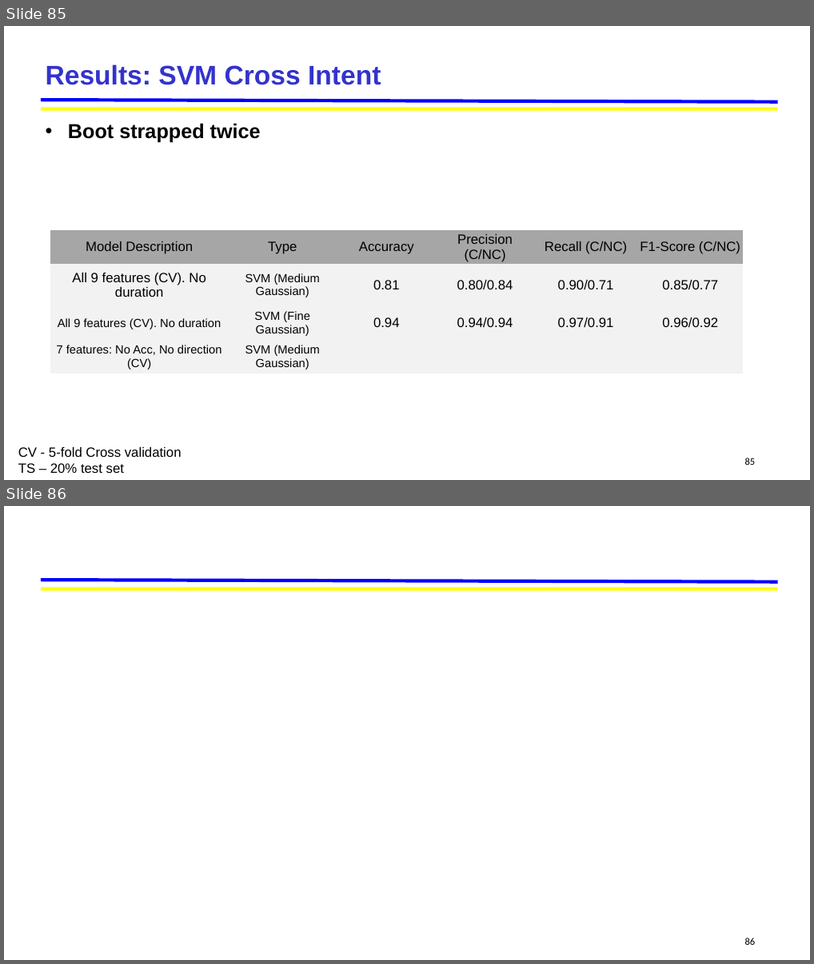
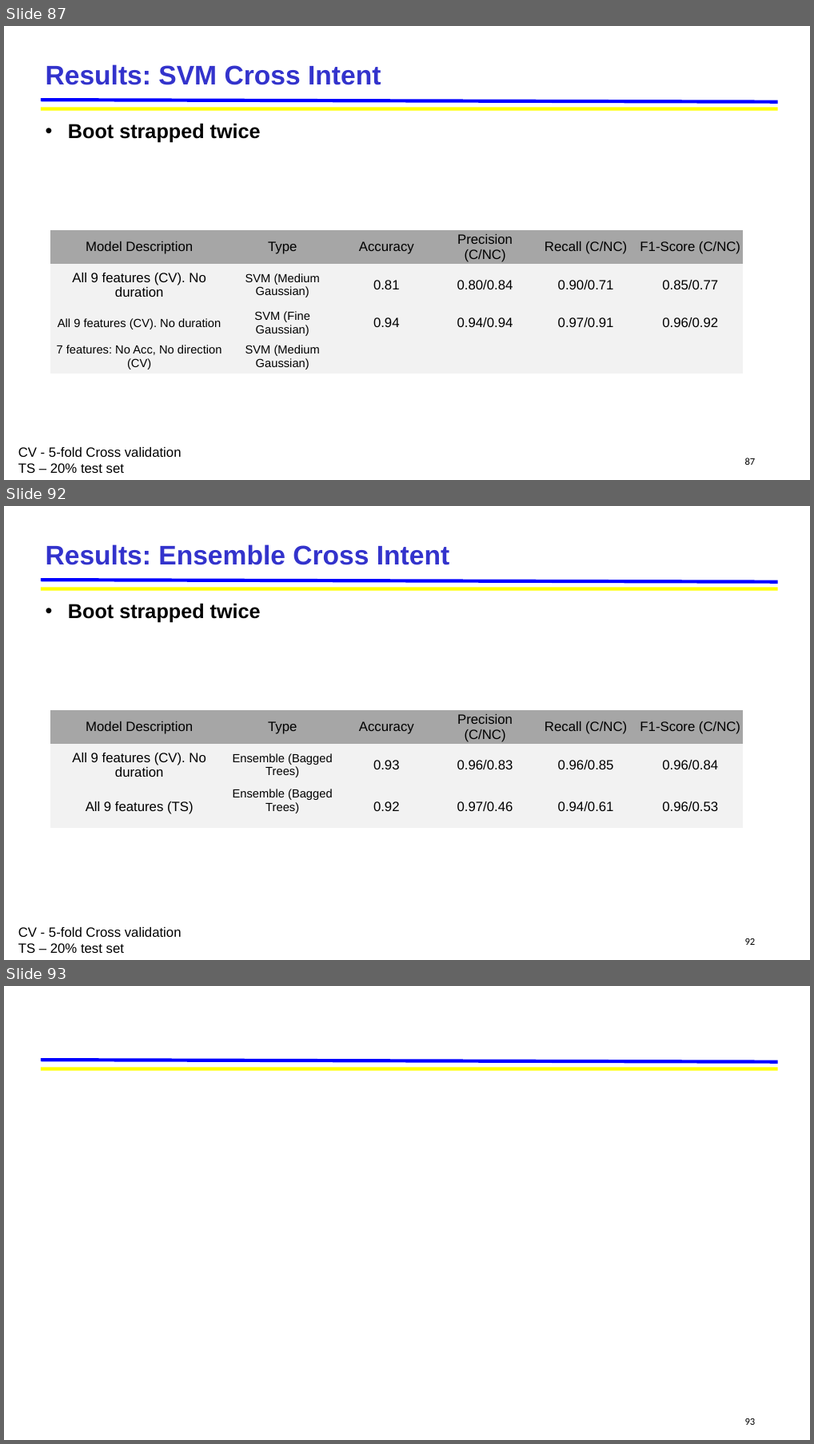
Before and after one commit to jskumaar/pedestrianHybridModel, a slide deck: Pedestrian_Hybrid_Model [Autosaved].pptx. Shown one above the other, each under a label of ours: slides 85 and 86 before the commit, slides 87, 92 and 93 after it; the slides between them are not shown. The pictures are 814x964 and 814x1444 pixels, drawn with LibreOffice and Linux fonts; fonts in the diff are those of the drawing; background and template pictures are left out. Boxes give left, top, right and bottom in pixels: in the first picture for what was removed or moved away, otherwise in the second. Text is boxed around its words. In the diff, an @@ line names an element or a change of style, - is before the commit and + after.

```diff
--- a/Pedestrian_Hybrid_Model [Autosaved].pptx
+++ b/Pedestrian_Hybrid_Model [Autosaved].pptx
@@ slide 92 added at (x1=4, y1=506, x2=810, y2=960), background #FFFFFF; not listed: 2 template elements that a slide beside it also shows @@
@@ title added at (x1=46, y1=544, x2=450, y2=565), 32 pt, text #3333CC, bold @@
+Results: Ensemble Cross Intent
@@ text added at (x1=68, y1=603, x2=261, y2=623), 24 pt, text #000000, bold @@
+• Boot strapped twice
@@ table added at (x1=50, y1=710, x2=743, y2=828), 3 rows, 6 columns @@
+Model Description | Type | Accuracy | Precision (C/NC) | Recall (C/NC) | F1-Score (C/NC)
+All 9 features (CV). No duration | Ensemble (Bagged Trees) | 0.93 | 0.96/0.83 | 0.96/0.85 | 0.96/0.84
+All 9 features (TS) | Ensemble (Bagged Trees) | 0.92 | 0.97/0.46 | 0.94/0.61 | 0.96/0.53
@@ text added at (x1=18, y1=927, x2=182, y2=952), 16 pt, text #000000 @@
+CV - 5-fold Cross validation
+TS – 20% test set
@@ page number added at (x1=746, y1=938, x2=756, y2=944), 12 pt, text #000000 @@
+92
@@ what was slide 85 is now slide 87 @@
@@ page number at (x1=746, y1=457, x2=756, y2=464): text changed @@
-85
+87
@@ what was slide 86 is now slide 93 @@
@@ page number at (x1=746, y1=1418, x2=756, y2=1424): text changed @@
-86
+93
```
Also in this commit, not shown: 1 slide changed, 6 other slides added, 50 other files.
